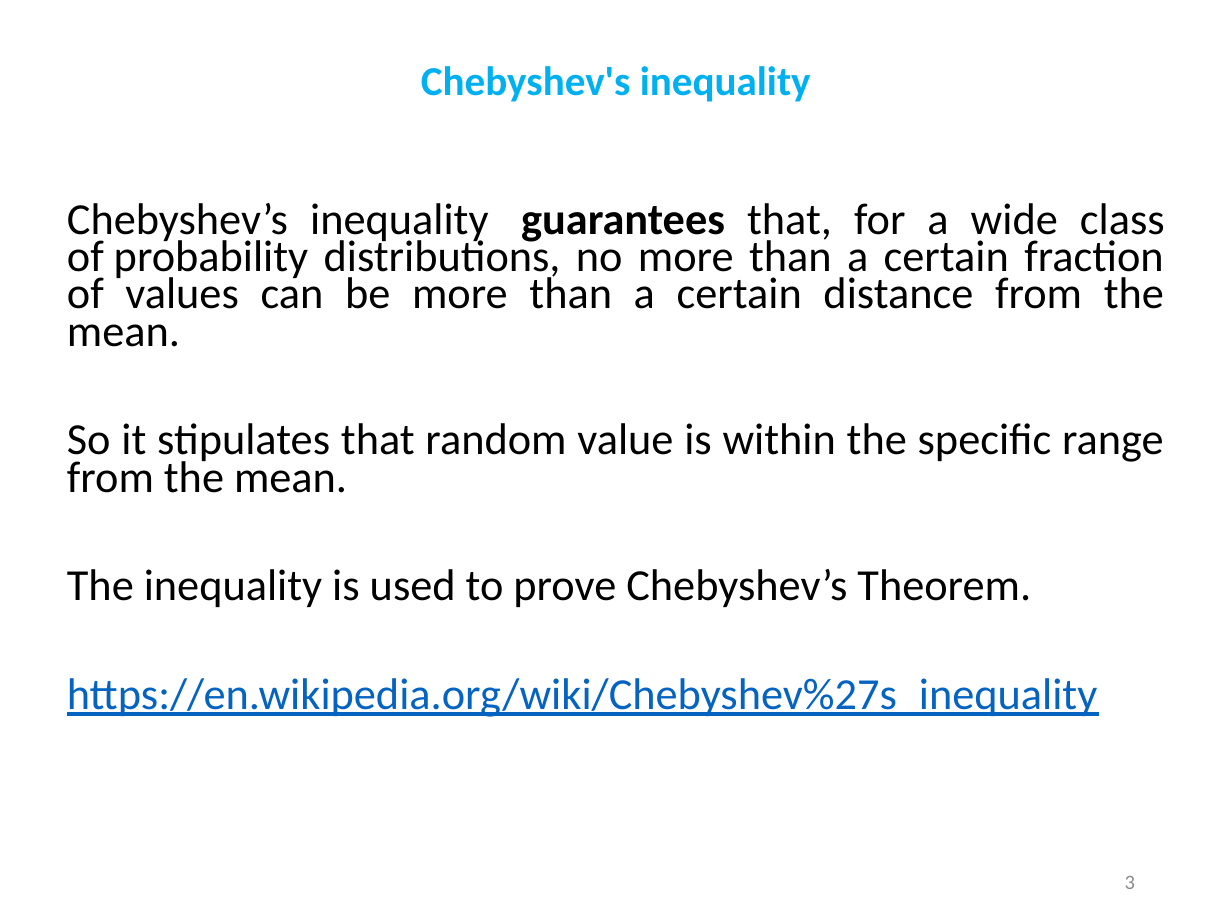
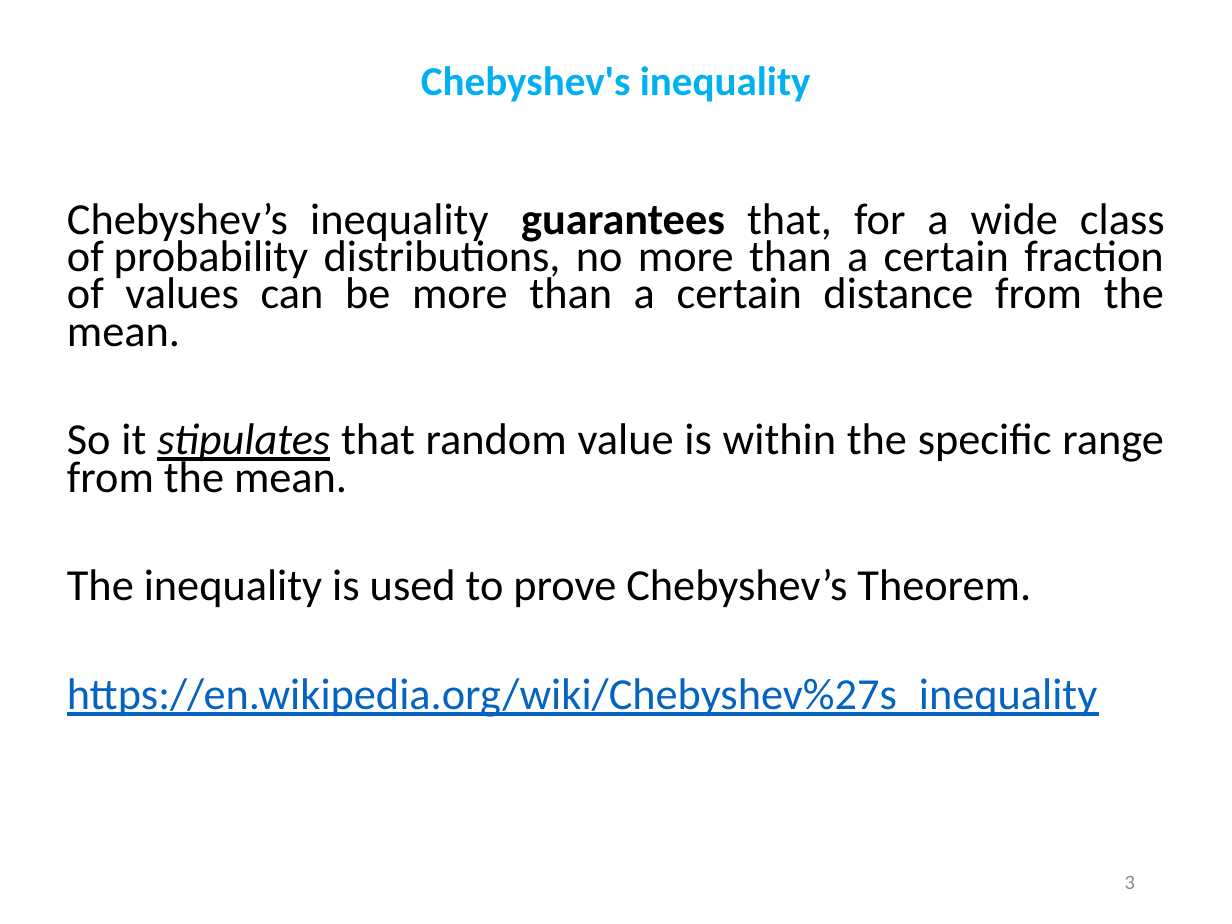
Before and after one commit to demydd/Basic-Machine-Learning-Course-for-Developers, a slide deck: slide 3 of Distributions.pptx. Drawn at 1232x924 pixels with LibreOffice and Linux fonts; fonts in the diff are those of the drawing. Boxes give left, top, right and bottom in pixels: in the first picture for what was removed or moved away, otherwise in the second. Text is boxed around its words. In the diff, an @@ line names an element or a change of style, - is before the commit and + after.

```diff
--- a/Distributions.pptx
+++ b/Distributions.pptx
@@ text at <box>67,423,1164,493</box>: italic on, underline on in "stipulates" @@
```
Also in this commit, not shown: 1 other slide changed, 6 slides added.
